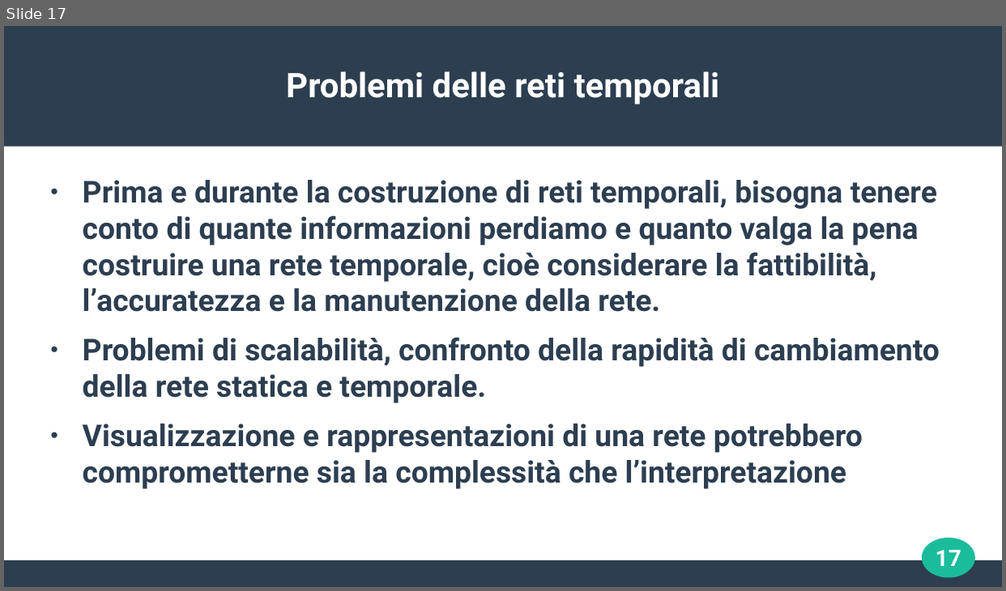
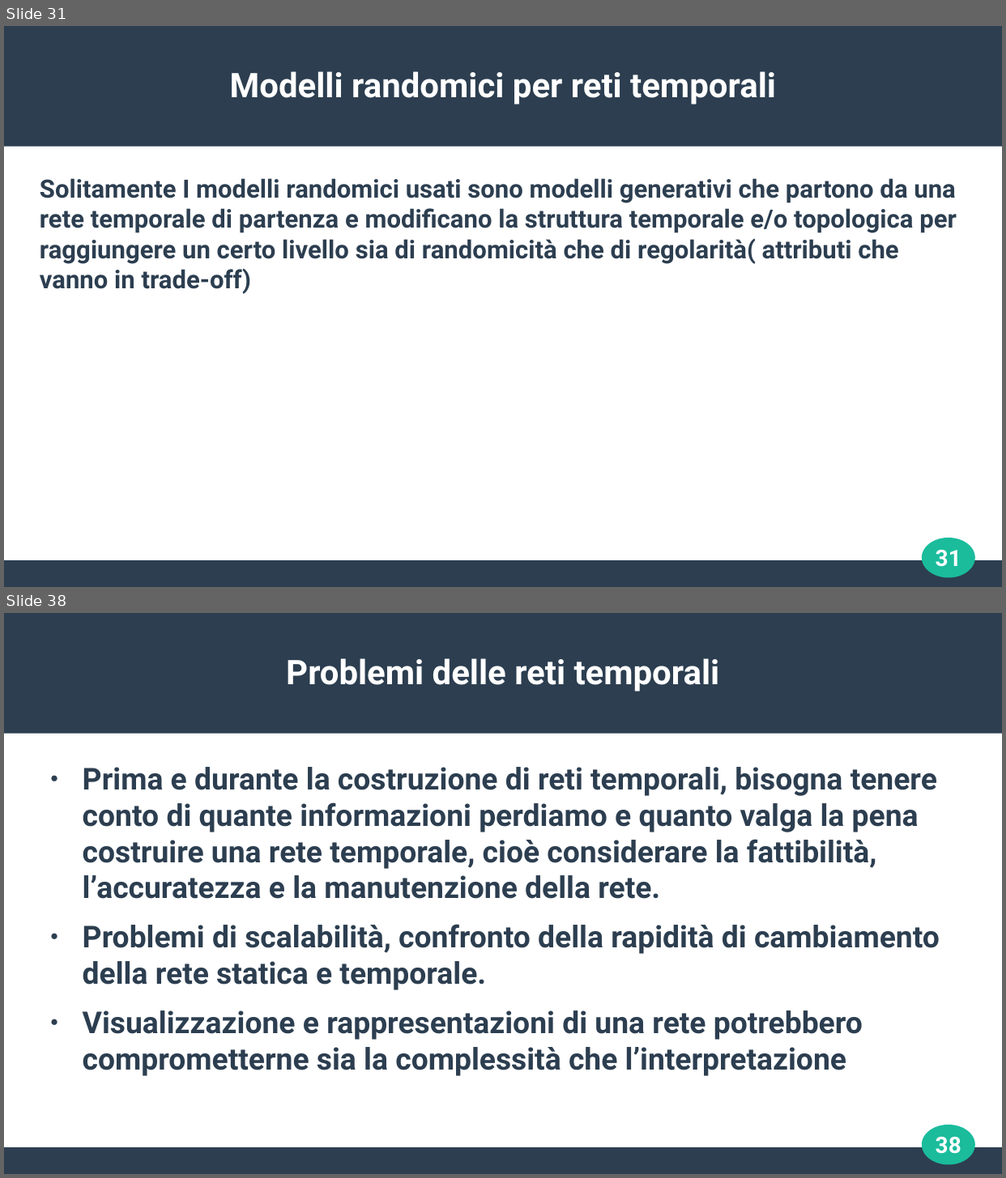
Before and after one commit to josura/appunti_e_cose_condivise, a slide deck: Data_mining/seminario/seminario_TemporalNetwork-GL.odp. Shown one above the other, each under a label of ours: slide 17 before the commit, slides 31 and 38 after it; the slides between them are not shown. The pictures are 1006x591 and 1006x1178 pixels, drawn with LibreOffice and Linux fonts; fonts in the diff are those of the drawing. Boxes give left, top, right and bottom in pixels: in the first picture for what was removed or moved away, otherwise in the second. Text is boxed around its words. In the diff, an @@ line names an element or a change of style, - is before the commit and + after.

```diff
--- a/Data_mining/seminario/seminario_TemporalNetwork-GL.odp
+++ b/Data_mining/seminario/seminario_TemporalNetwork-GL.odp
@@ slide 31 added at box(4, 26, 1002, 587), background #FFFFFF; not listed: 3 template elements that a slide beside it also shows @@
@@ title added at box(230, 71, 776, 105), 27 pt, text #FFFFFF, bold @@
+Modelli randomici per reti temporali
@@ text added at box(40, 178, 957, 294), 20 pt, text #2C3E50, bold @@
+Solitamente I modelli randomici usati sono modelli generativi che partono da una rete temporale di partenza e modificano la struttura temporale e/o topologica per raggiungere un certo livello sia di randomicità che di regolarità( attributi che vanno in trade-off)
@@ page number added at box(936, 550, 961, 567), 18 pt, text #FFFFFF, bold @@
+31
@@ what was slide 17 is now slide 38 @@
@@ page number at box(936, 1137, 961, 1154): text changed @@
-17
+38
```
Also in this commit, not shown: 7 slides changed, 23 other slides added, 1 other file.
